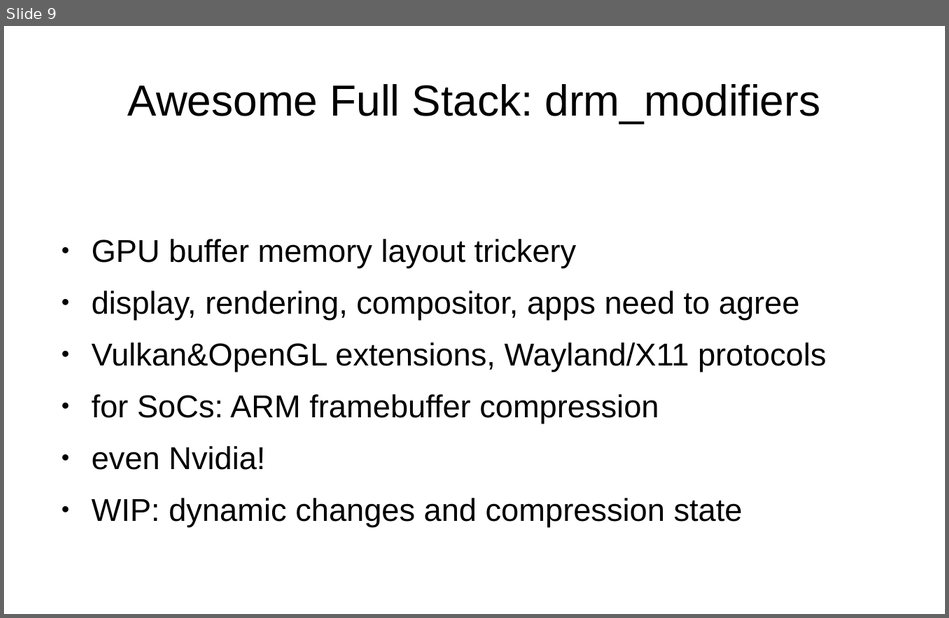
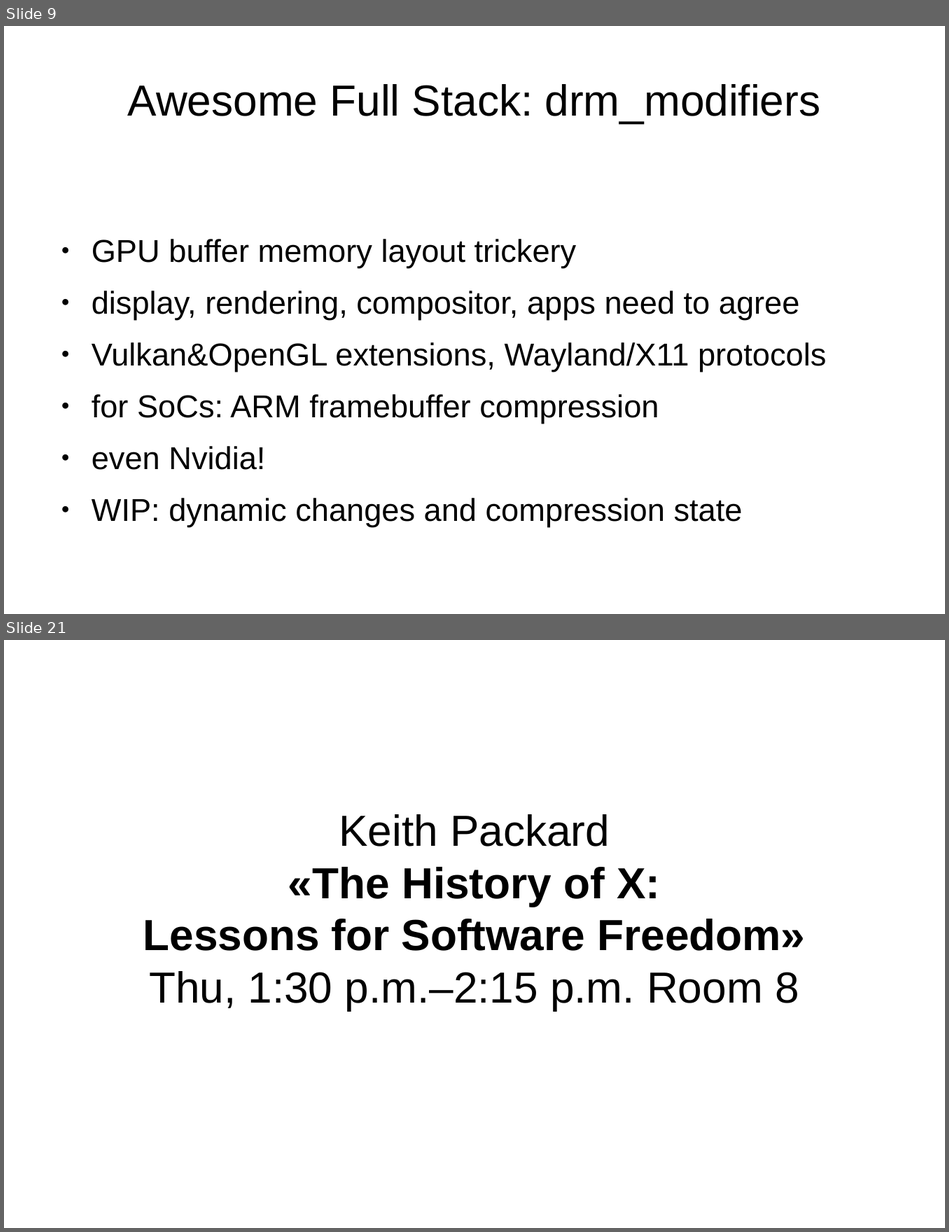
Before and after one commit to danvet/danvet.github.io, a slide deck: slides/lca-2020-awesome.odp. Shown one above the other, each under a label of ours: slide 9 before the commit, slides 9 and 21 after it; the slides between them are not shown. The pictures are 949x618 and 949x1232 pixels, drawn with LibreOffice and Linux fonts; fonts in the diff are those of the drawing. Boxes give left, top, right and bottom in pixels: in the first picture for what was removed or moved away, otherwise in the second. Text is boxed around its words. In the diff, an @@ line names an element or a change of style, - is before the commit and + after.

```diff
--- a/slides/lca-2020-awesome.odp
+++ b/slides/lca-2020-awesome.odp
@@ slide 21 added at (4,640,945,1228), background #FFFFFF @@
@@ title added at (143,814,805,1010), 36.7 pt, text #000000, bold @@
+Keith Packard
+«The History of X:
+Lessons for Software Freedom»
+Thu, 1:30 p.m.–2:15 p.m. Room 8
```
Also in this commit, not shown: 15 other slides added, 10 slides removed.
